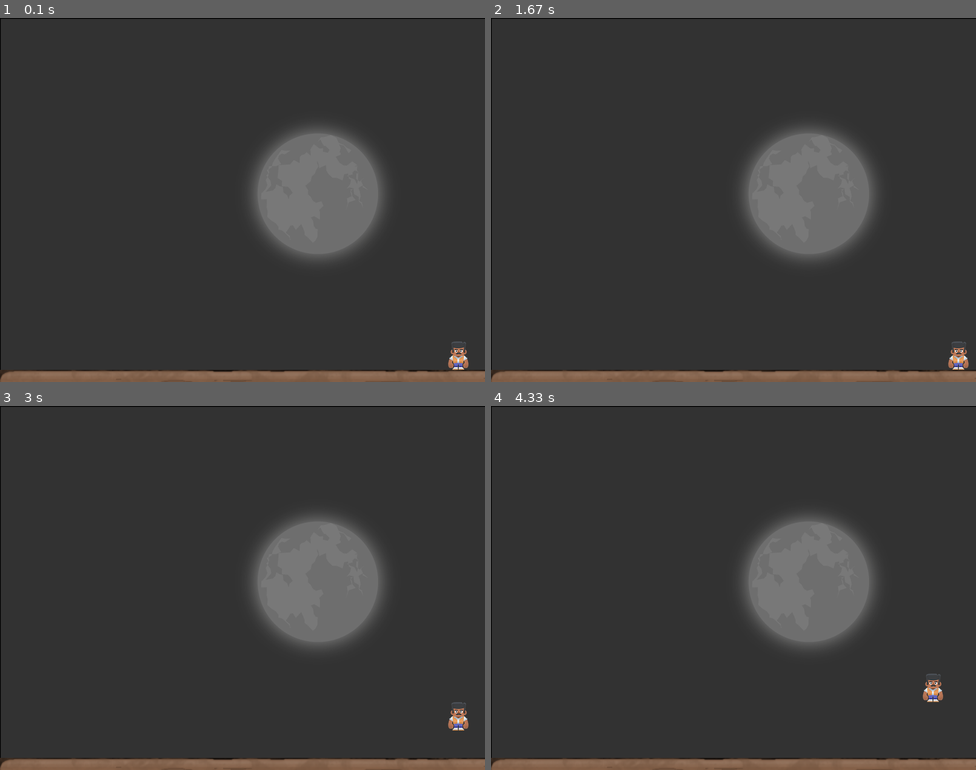
Above: before the commit, frames 1-4 (two rows, left to right).
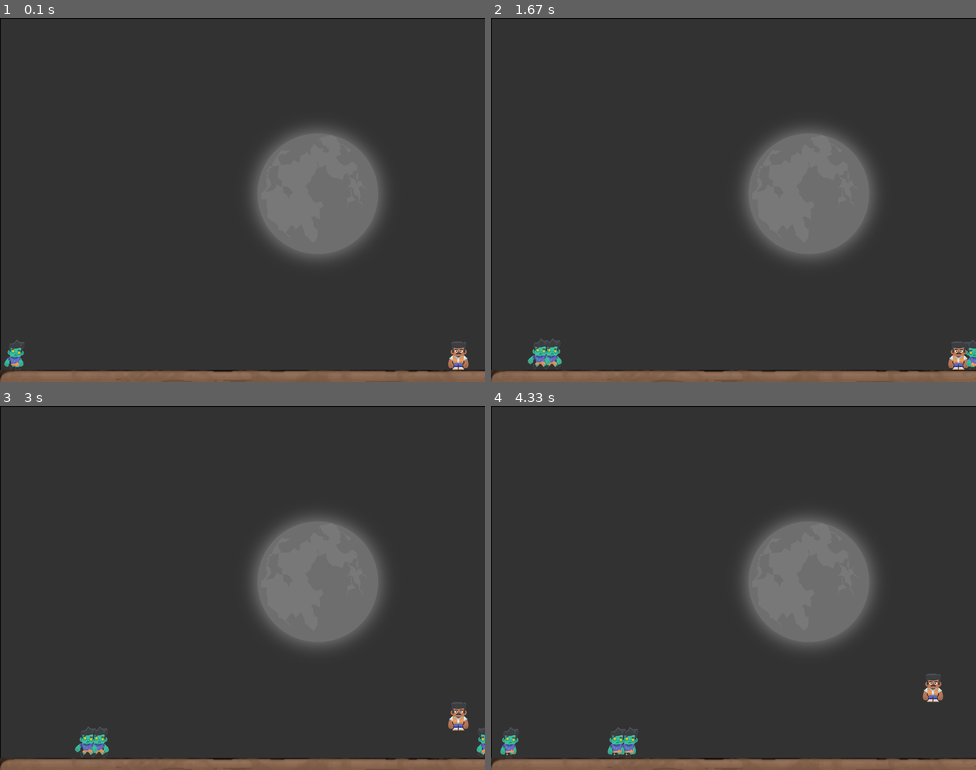
Above: after the commit, the same moments.

Repository: fedor-11/Pygame
Game: pygame game, started from main.py
The game is run twice, just before and just after one commit, with the same random seed, the same clock (stepped at 60 frames per second) and the same inputs.
Inputs:
- Up to frame 1 (0.1 s): no input
- Up to frame 2 (1.67 s): hold E 0.33-0.8 s; hold D 0.33-0.8 s; hold Shift 0.83-1.3 s; hold D 0.83-1.3 s; tap Space at 0.9, 1.2, 1.4 s; tap E at 0.98 s; hold D from 1.33 s (still down)
- Up to frame 3 (3 s): tap Space at 1.7, 1.9, 2.2, 2.4, 2.7, 2.9 s; release D at 1.8 s; hold Right Shift 1.83-2.3 s; hold D 1.83-2.3 s; hold D 2.33-2.8 s; tap E at 2.48 s; hold A from 2.83 s (still down)
- Up to frame 4 (4.33 s): tap Space at 3.2, 3.47, 3.77, 3.9, 4.2 s; release A at 3.37 s; hold A 3.4-3.8 s; hold D from 3.83 s (still down); tap E at 3.98 s

The runs differ from the first frame. In frame 1, 0.2% of the frame differs, in the area x 0-5%, y 88-97%; in frame 2, 0.4%; in frame 3, 0.4%; in frame 4, 0.5%, in the area x 1-31%, y 88-97%.

Commit message:
Доделал игру!!!

Diff:
--- a/main.py
+++ b/main.py
@@ -60,49 +60,49 @@
 
 
 class User:
-    def __init__(self, x, y, height, width, speed, boost, obj):
+    def __init__(self, x, y, height, width, speed, boost, obj, z1, z2, z3):
         self.x = x
         self.y = y
         self.height = height
         self.width = width
         self.speed = speed
         self.boost = boost
-        drawWindow(self.x, self.y, False, False, False, obj)
-
-    def move_left(self, isFast, obj):
+        drawWindow(self.x, self.y, False, False, False, obj, z1, z2, z3)
+
+    def move_left(self, isFast, obj, z1, z2, z3):
         if not isFast:
             if self.x - self.speed >= 5:
-                drawWindow(self.x, self.y, True, False, False, obj)
+                drawWindow(self.x, self.y, True, False, False, obj, z1, z2, z3)
                 self.x -= self.speed
             else:
-                drawWindow(self.x, self.y, False, False, False, obj)
+                drawWindow(self.x, self.y, False, False, False, obj, z1, z2, z3)
         else:
             if self.x - self.speed - self.boost >= 5:
-                drawWindow(self.x, self.y, True, False, True, obj)
+                drawWindow(self.x, self.y, True, False, True, obj, z1, z2, z3)
                 self.x -= self.speed
                 self.x -= self.boost
             else:
-                drawWindow(self.x, self.y, True, False, False, obj)
-
-    def move_right(self, isFast, obj):
+                drawWindow(self.x, self.y, True, False, False, obj, z1, z2, z3)
+
+    def move_right(self, isFast, obj, z1, z2, z3):
         if not isFast:
             if self.x + self.speed <= 795 - self.width:
-                drawWindow(self.x, self.y, False, True, False, obj)
+                drawWindow(self.x, self.y, False, True, False, obj, z1, z2, z3)
                 self.x += self.speed
             else:
-                drawWindow(self.x, self.y, False, False, False, obj)
+                drawWindow(self.x, self.y, False, False, False, obj, z1, z2, z3)
         else:
             if self.x + self.speed + self.boost <= 795 - self.width:
-                drawWindow(self.x, self.y, False, True, True, obj)
+                drawWindow(self.x, self.y, False, True, True, obj, z1, z2, z3)
                 self.x += self.speed
                 self.x += self.boost
             else:
-                drawWindow(self.x, self.y, False, False, False, obj)
+                drawWindow(self.x, self.y, False, False, False, obj, z1, z2, z3)
 
     def get_coordinates(self):
         return (self.x, self.y)
 
-    def jump(self, obj):
+    def jump(self, obj, z1, z2, z3):
         global isJump, countJump
         isJump = True
         if countJump >= -10:
@@ -114,10 +114,10 @@
             isJump = False
             countJump = 10
         countJump -= 1
-        drawWindow(self.x, self.y, False, False, False, obj)
-
-    def stand(self, obj):
-        drawWindow(self.x, self.y, False, False, False, obj)
+        drawWindow(self.x, self.y, False, False, False, obj, z1, z2, z3)
+
+    def stand(self, obj, z1, z2, z3):
+        drawWindow(self.x, self.y, False, False, False, obj, z1, z2, z3)
 
 
 class Ball:
@@ -154,6 +154,48 @@
         return (self.x, self.y)
 
 
+class Zombie:
+    def __init__(self, x, y, speed=1.5):
+        self.x = x
+        self.y = y
+        self.speed = speed
+        self.move = "left"
+
+    def move_left(self):
+        self.x -= self.speed
+        if (self.x - 40) < 0:
+            if random.choice([0, 1]) == 1:
+                self.x = 800
+                self.move = "left"
+            else:
+                self.x = 0
+                self.move = "right"
+
+    def move_right(self):
+        self.x += self.speed
+        if self.x > 800:
+            if random.choice([0, 1]) == 1:
+                self.x = 800
+                self.move = "left"
+            else:
+                self.x = 0
+                self.move = "right"
+
+    def get_move(self):
+        return self.move
+
+    def get_coordinates(self):
+        return (self.x, self.y)
+
+    def die(self):
+        if random.choice([0, 1]) == 1:
+            self.x = 800
+            self.move = "left"
+        else:
+            self.x = 0
+            self.move = "right"
+
+
 animCount = 0
 left = False
 right = False
@@ -162,10 +204,12 @@
 clock = pygame.time.Clock()
 fl = False
 fr = False
-
-
-def drawWindow(xp, yp, left, right, isRun, obj):
-    global animCount, bg
+acz = 0
+zombies = [Zombie(0, 600 - 20 - 64), Zombie(0, 600 - 20 - 64), Zombie(0, 600 - 20 - 64)]
+
+
+def drawWindow(xp, yp, left, right, isRun, obj, z1, z2, z3):
+    global animCount, bg, acz
     display.blit(bg, (0, 0))
     display.blit(longPlatform, (0, 580))
     if not (left) and not (right):
@@ -185,13 +229,36 @@
     if xb != -1 and yb != -1:
         display.blit(fireball, (xb, yb))
 
+    if acz + 1 >= 32:
+        acz = 0
+    if z1.get_move() == "left":
+        display.blit(WZL[acz//8], z1.get_coordinates())
+        acz += 1
+    else:
+        display.blit(WZR[acz // 8], z1.get_coordinates())
+        acz += 1
+    if z2.get_move() == "left":
+        display.blit(WZL[acz // 8], z2.get_coordinates())
+        acz += 1
+    else:
+        display.blit(WZR[acz // 8], z2.get_coordinates())
+        acz += 1
+    if z3.get_move() == "left":
+        display.blit(WZL[acz//8], z3.get_coordinates())
+        acz += 1
+    else:
+        display.blit(WZR[acz // 8], z3.get_coordinates())
+        acz += 1
+
+
+
 
 ball = Ball(-1, -1)
-player = User(800 - 20 - 48, 600 - 20 - 64, 64, 48, 3, 2, ball)
-
+player = User(800 - 20 - 48, 600 - 20 - 64, 64, 48, 3, 2, ball, zombies[0], zombies[1], zombies[2])
+time = 0
 
 def run_game():
-    global clock, isJump, countJump, fl, fr, player, ball
+    global clock, isJump, countJump, fl, fr, player, ball, zombies, time
     game = True
     isJump = False
     JumpCount = 10
@@ -206,13 +273,13 @@
         keys = pygame.key.get_pressed()
 
         if keys[pygame.K_d] and (keys[pygame.K_LSHIFT] or keys[pygame.K_RSHIFT]):
-            player.move_right(True, ball)
+            player.move_right(True, ball, zombies[0], zombies[1], zombies[2])
         if keys[pygame.K_a]:
-            player.move_left(False, ball)
+            player.move_left(False, ball, zombies[0], zombies[1], zombies[2])
         if keys[pygame.K_d]:
-            player.move_right(False, ball)
+            player.move_right(False, ball, zombies[0], zombies[1], zombies[2])
         if keys[pygame.K_a] and (keys[pygame.K_LSHIFT] or keys[pygame.K_RSHIFT]):
-            player.move_left(True, ball)
+            player.move_left(True, ball, zombies[0], zombies[1], zombies[2])
         if fr:
             ball.right()
         if fl:
@@ -228,15 +295,54 @@
                 ball = Ball(xb, yb + 15)
                 ball.right()
         if isJump:
-            player.jump(ball)
+            player.jump(ball, zombies[0], zombies[1], zombies[2])
         if not isJump:
             countJump = 10
             if keys[pygame.K_SPACE]:
-                player.jump(ball)
+                player.jump(ball, zombies[0], zombies[1], zombies[2])
         if not (keys[pygame.K_a]) and not (keys[pygame.K_d]) and not (keys[pygame.K_q]) and \
                 not (keys[pygame.K_e]):
-            player.stand(ball)
-
+            player.stand(ball, zombies[0], zombies[1], zombies[2])
+        if zombies[0].get_move() == "left":
+            zombies[0].move_left()
+        else:
+            zombies[0].move_right()
+
+        if zombies[1].get_move() == "left":
+            zombies[1].move_left()
+        else:
+            zombies[1].move_right()
+
+        if zombies[2].get_move() == "left":
+            zombies[2].move_left()
+        else:
+            zombies[2].move_right()
+
+        xb, yb = ball.get_coordinates()
+        xz, yz = zombies[0].get_coordinates()
+        xp, yp = player.get_coordinates()
+        if xz <= xp <= xz + 48 and yz <= yp <= yz + 64:
+            print("Game Over")
+            print(time/32)
+            quit()
+        if xz <= xb <= xz + 48:
+            zombies[0].die()
+        xz, yz = zombies[1].get_coordinates()
+        if xz <= xp <= xz + 48 and yz <= yp <= yz - 64:
+            print("Game Over")
+            print(time / 32)
+            quit()
+        if xz <= xb <= xz + 48:
+            zombies[1].die()
+        xz, yz = zombies[2].get_coordinates()
+        if xz <= xp <= xz + 48 and yz <= yp <= yz - 64:
+            print("Game Over")
+            print(time / 32)
+            quit()
+        if xz <= xb <= xz + 48:
+            zombies[2].die()
+
+        time += 1
         pygame.display.update()
 
 
Not shown, changed: rule
